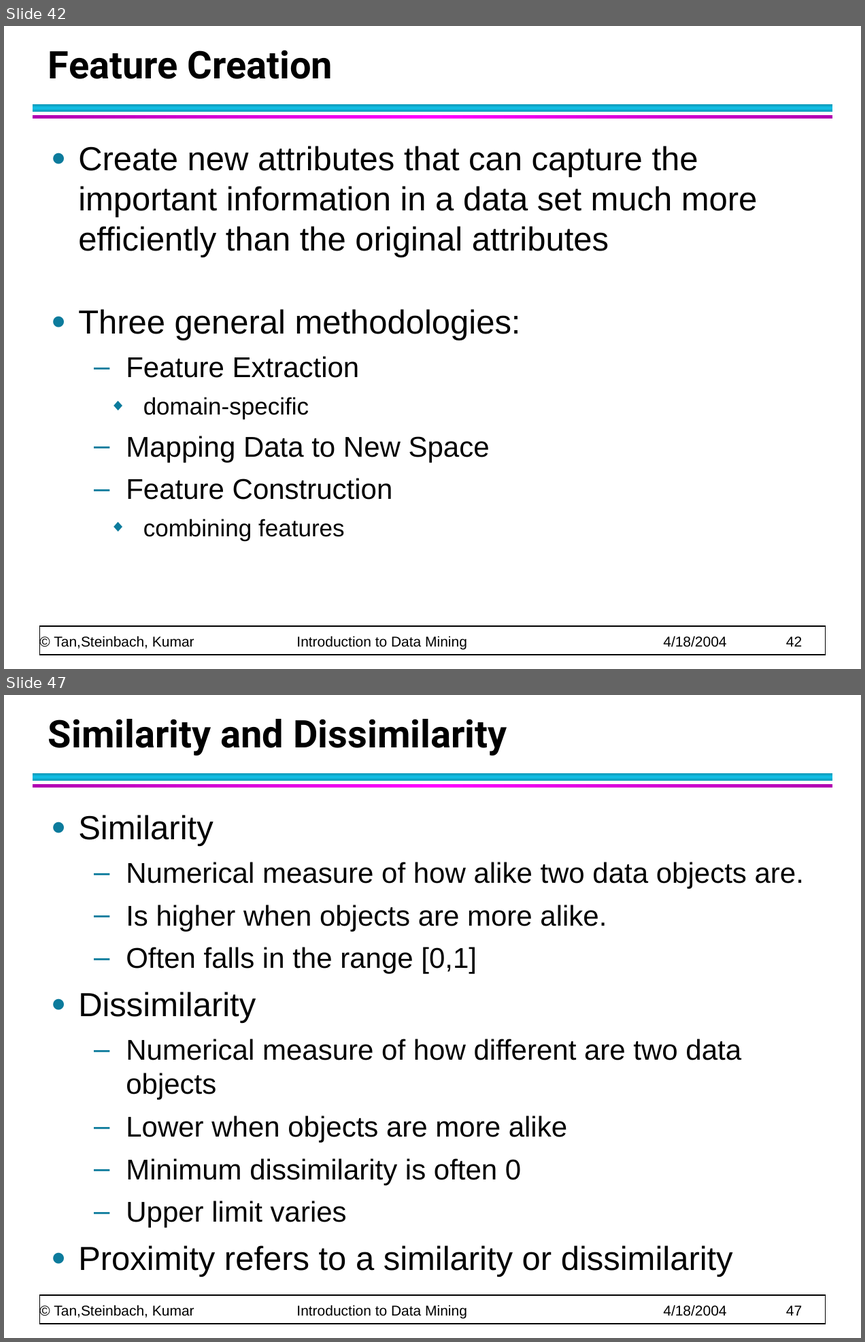
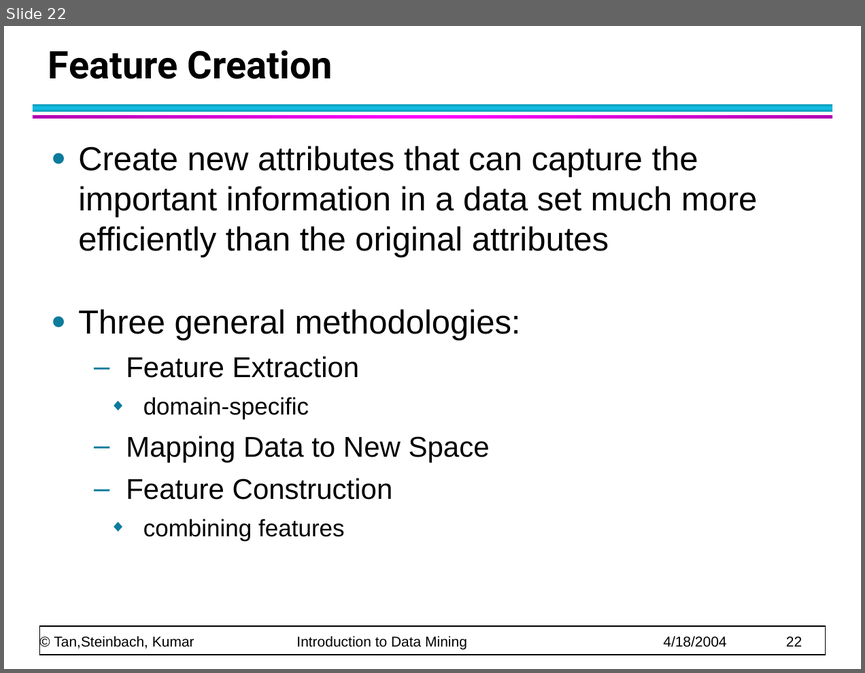
Before and after one commit to CMPT300/CMPT300.github.io, a slide deck: handouts/data/chap2_data_2.ppt. Shown one above the other, each under a label of ours: slides 42 and 47 before the commit, slide 22 after it; the slides between them are not shown. The pictures are 865x1342 and 865x673 pixels, drawn with LibreOffice and Linux fonts; fonts in the diff are those of the drawing. Boxes give left, top, right and bottom in pixels: in the first picture for what was removed or moved away, otherwise in the second. Text is boxed around its words. In the diff, an @@ line names an element or a change of style, - is before the commit and + after.

```diff
--- a/handouts/data/chap2_data_2.ppt
+++ b/handouts/data/chap2_data_2.ppt
@@ slide 47 removed at (4, 695, 861, 1338), background #FFFFFF; not listed: 4 template elements that a slide beside it also shows @@
@@ title removed at (48, 719, 507, 756) @@
-Similarity and Dissimilarity
@@ text removed at (78, 815, 804, 1276) @@
-● Similarity
-  – Numerical measure of how alike two data objects are.
-  – Is higher when objects are more alike.
-  – Often falls in the range [0,1]
-● Dissimilarity
-  – Numerical measure of how different are two data objects
-  – Lower when objects are more alike
-  – Minimum dissimilarity is often 0
-  – Upper limit varies
-● Proximity refers to a similarity or dissimilarity
@@ what was slide 42 is now slide 22 @@
@@ text at (54, 635, 802, 650): text changed @@
-© Tan,Steinbach, Kumar Introduction to Data Mining 4/18/2004 42
+© Tan,Steinbach, Kumar Introduction to Data Mining 4/18/2004 22
```
Also in this commit, not shown: 11 other slides changed, 10 slides added, 55 other slides removed, 2 other files.
